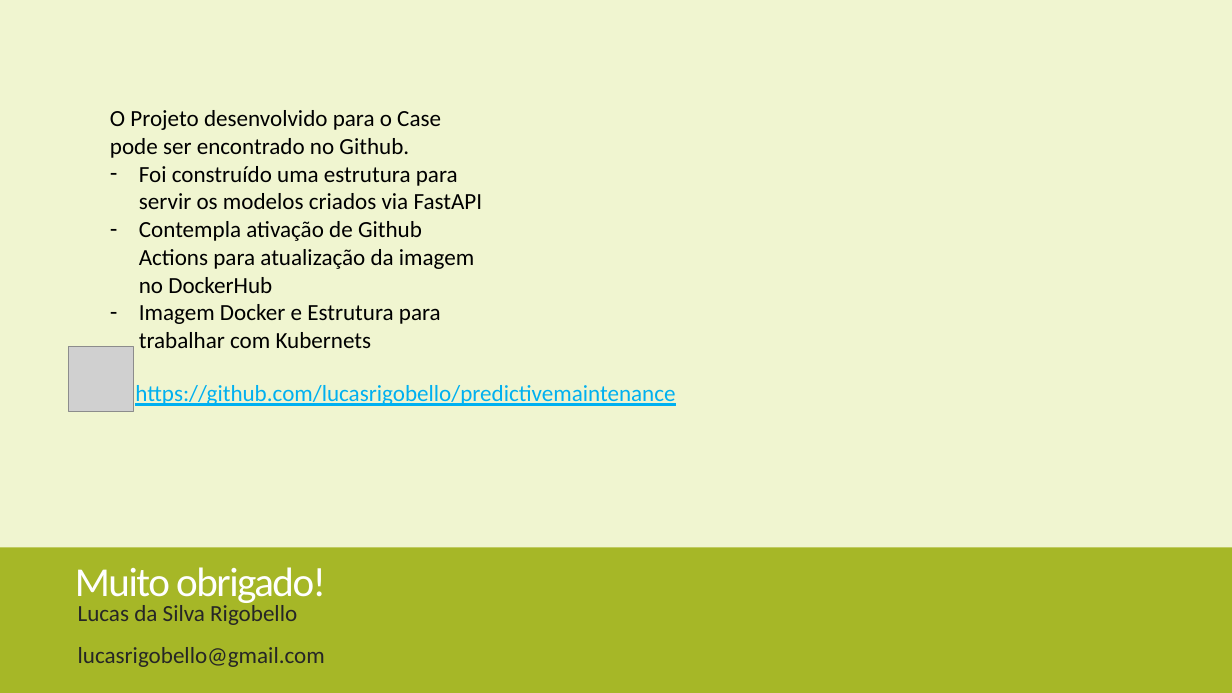
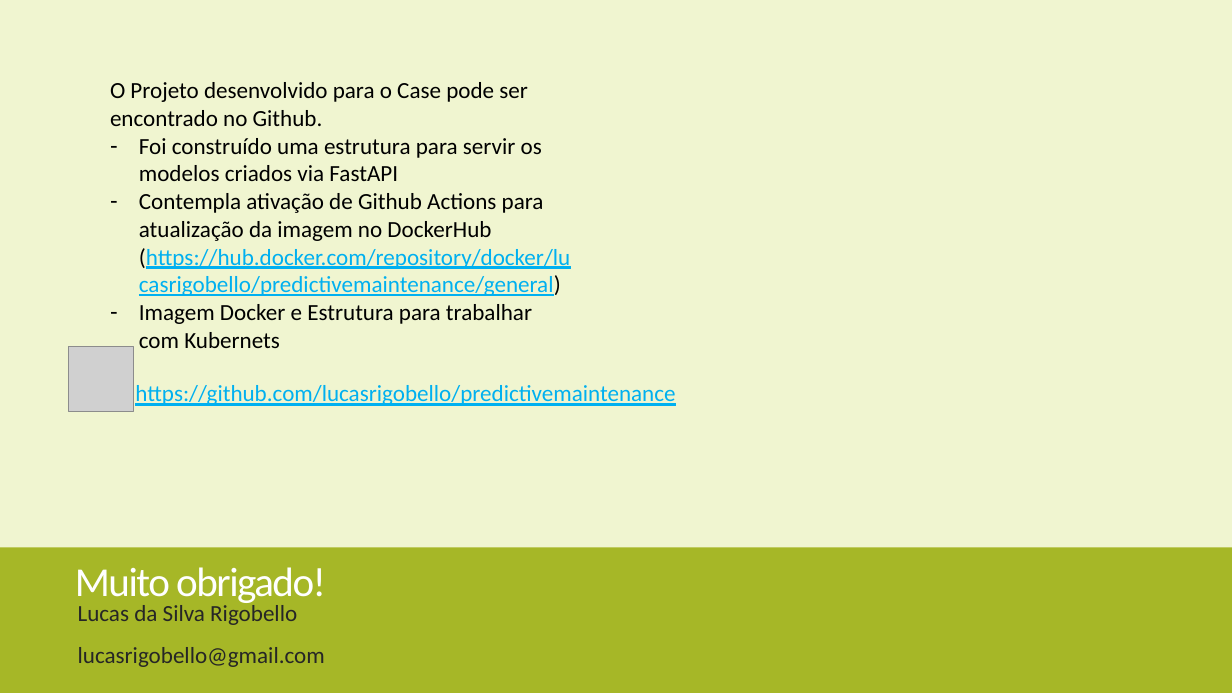
Before and after one commit to lucasrigobello/predictivemaintenance, a slide deck: slide 17 of eda notebooks/Case Predictive Maintanance.pptx (slide 16 before the commit). Drawn at 1232x693 pixels with LibreOffice and Linux fonts; fonts in the diff are those of the drawing; grey boxes stand for pictures. Boxes give left, top, right and bottom in pixels: in the first picture for what was removed or moved away, otherwise in the second. Text is boxed around its words. In the diff, an @@ line names an element or a change of style, - is before the commit and + after.

Commit message:
atualização da apresentação

```diff
--- a/eda notebooks/Case Predictive Maintanance.pptx
+++ b/eda notebooks/Case Predictive Maintanance.pptx
@@ text "O Projeto desenvolvido para o ...": place and size @@
-text "O Projeto desenvolvido para o ..." at [110, 110, 483, 348]
+text "O Projeto desenvolvido para o ..." at [110, 82, 570, 348]
@@ text at [139, 193, 570, 296]: text changed; text colour #000000 to #00B0F0 @@
-– Contempla ativação de Github Actions para atualização da imagem no DockerHub
+– Contempla ativação de Github Actions para atualização da imagem no DockerHub (https://hub.docker.com/repository/docker/lucasrigobello/predictivemaintenance/general)
```
Also in this commit, not shown: 5 other slides changed, 1 slide added.
